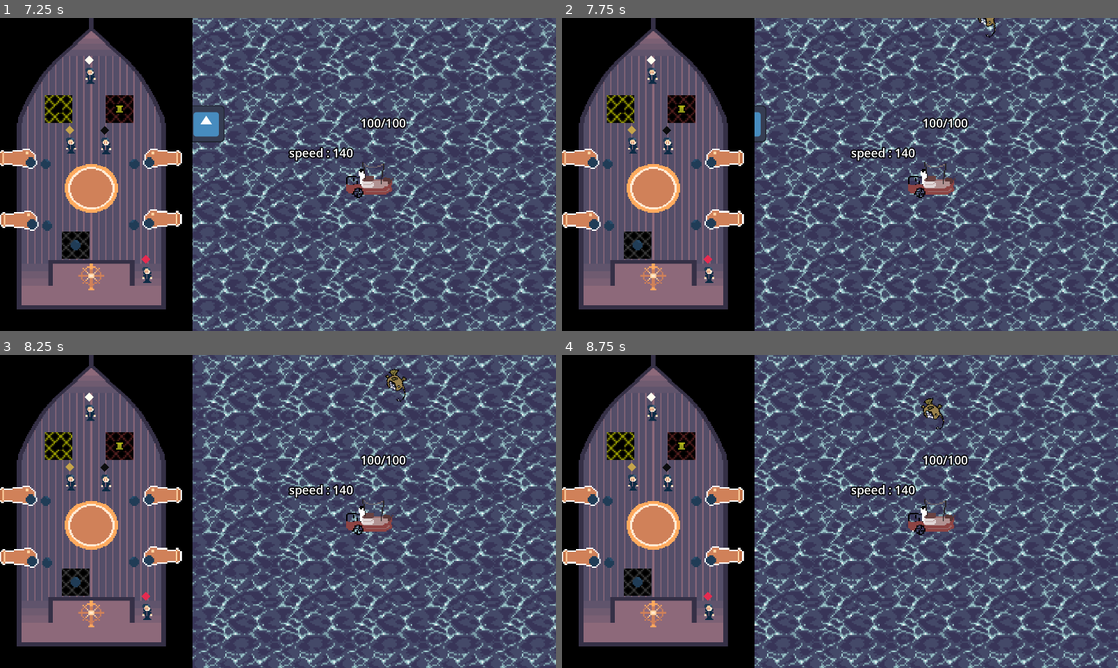
Above: before the commit, frames 1-4 (two rows, left to right).
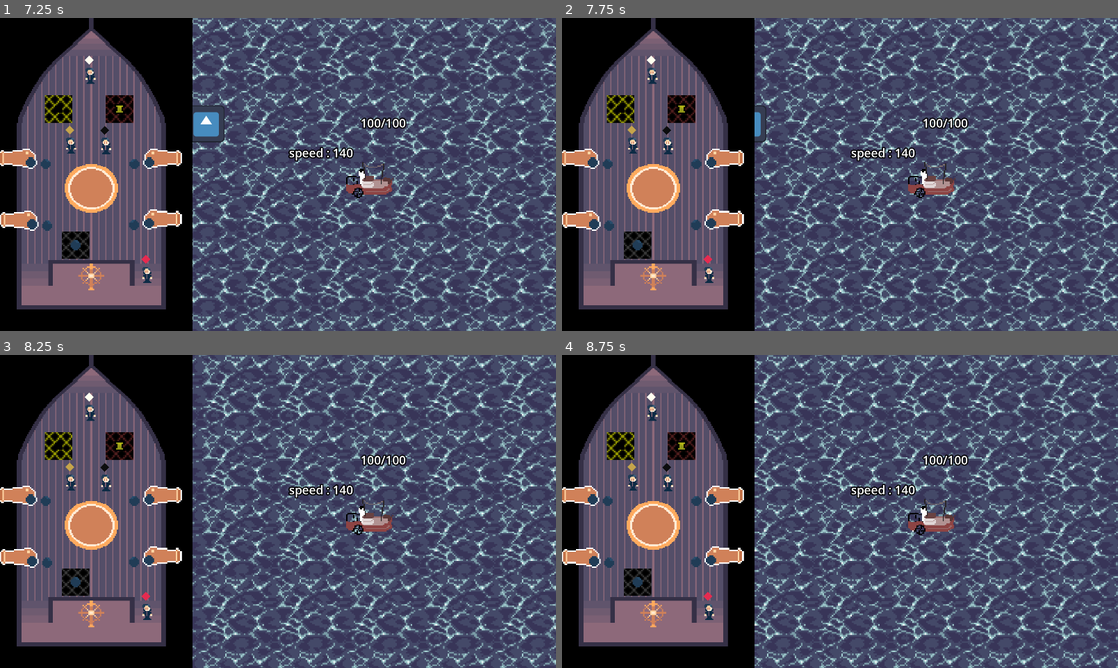
Above: after the commit, the same moments.

Repository: Maxenceoresteleandre/Jam-PSU-2024
Game: Godot game, scene res://scenes/world.tscn
Two runs of this game, one before a commit and one after it. Both use one fixed random seed, a clock stepped at 60 frames per second and the inputs below. The engine's default icon, where the game draws it, is replaced by a stand-in: a white triangle on a blue panel in a dark square.
Inputs:
- Up to frame 1 (7.25 s): hold Up (ui_up) 0.53-1.28 s; hold Down (ui_down) 1.28-2.03 s; hold Up (ui_up) 2.03-3.53 s; hold Down (ui_down) 3.53-5.78 s; hold Up (ui_up) from 5.78 s (still down)
- Up to frame 2 (7.75 s): keep holding Up (ui_up)
- Up to frame 3 (8.25 s): release Up (ui_up) at 8.03 s; hold Down (ui_down) from 8.03 s (still down)
- Up to frame 4 (8.75 s): keep holding Down (ui_down)

Frame 1 is identical in both runs. In frame 2, less than 0.1% of the frame differs, in the area x 74-79%, y 0-7%; in frame 3, 0.2%; in frame 4, 0.2%, in the area x 64-69%, y 13-24%.

Commit message:
created enemy paretn

Diff:
--- a/jampsu2024/scenes/characters/ennemies/Shark.tscn
+++ b/jampsu2024/scenes/characters/ennemies/Shark.tscn
@@ -1,8 +1,7 @@
-[gd_scene load_steps=6 format=3 uid="uid://s16w4sliprif"]
+[gd_scene load_steps=5 format=3 uid="uid://s16w4sliprif"]
 
 [ext_resource type="PackedScene" uid="uid://chviatf7tluc5" path="res://scenes/characters/ennemies/ennemy.tscn" id="1_8ldjg"]
 [ext_resource type="Script" path="res://script/shark.gd" id="2_gicbg"]
-[ext_resource type="Texture2D" uid="uid://bojof48xg7s1i" path="res://resources/art/sea_view/fish_placeholder.png" id="3_qonq2"]
 
 [sub_resource type="RectangleShape2D" id="RectangleShape2D_6ntxs"]
 size = Vector2(73, 76)
@@ -14,19 +13,15 @@
 collision_layer = 16
 collision_mask = 0
 script = ExtResource("2_gicbg")
-speed = 200
+speed = 100
+health = 1
+aggro_range = 2000
 
-[node name="Sprite" type="Sprite2D" parent="." index="1"]
-texture_filter = 1
-position = Vector2(-7, 6)
-scale = Vector2(3, 3)
-texture = ExtResource("3_qonq2")
-
-[node name="truc" type="CollisionShape2D" parent="." index="2"]
+[node name="truc" type="CollisionShape2D" parent="." index="1"]
 position = Vector2(-19.5, 4)
 shape = SubResource("RectangleShape2D_6ntxs")
 
-[node name="HitboxArea2D" type="Area2D" parent="." index="3"]
+[node name="HitboxArea2D" type="Area2D" parent="." index="2"]
 collision_layer = 16
 collision_mask = 4
 
--- a/jampsu2024/scenes/characters/ennemies/ennemy.tscn
+++ b/jampsu2024/scenes/characters/ennemies/ennemy.tscn
@@ -1,9 +1,102 @@
-[gd_scene load_steps=3 format=3 uid="uid://chviatf7tluc5"]
+[gd_scene load_steps=8 format=3 uid="uid://chviatf7tluc5"]
 
 [ext_resource type="Script" path="res://script/ennemy.gd" id="1_ekx8i"]
+[ext_resource type="Texture2D" uid="uid://bojof48xg7s1i" path="res://resources/art/sea_view/fish_placeholder.png" id="2_tjs24"]
 
 [sub_resource type="CircleShape2D" id="CircleShape2D_8ahfx"]
 radius = 1982.13
+
+[sub_resource type="Animation" id="Animation_f1qwe"]
+resource_name = "hit_effect"
+length = 1.2
+step = 0.1
+tracks/0/type = "value"
+tracks/0/imported = false
+tracks/0/enabled = true
+tracks/0/path = NodePath("Sprite:modulate")
+tracks/0/interp = 1
+tracks/0/loop_wrap = true
+tracks/0/keys = {
+"times": PackedFloat32Array(0, 0.2, 0.4, 0.6, 0.8, 1, 1.2),
+"transitions": PackedFloat32Array(1, 1, 1, 1, 1, 1, 1),
+"update": 1,
+"values": [Color(1, 1, 1, 1), Color(100, 0, 0, 1), Color(1, 1, 1, 1), Color(100, 0, 0, 1), Color(1, 1, 1, 1), Color(100, 0, 0, 1), Color(1, 1, 1, 1)]
+}
+tracks/1/type = "value"
+tracks/1/imported = false
+tracks/1/enabled = true
+tracks/1/path = NodePath("Sprite:scale")
+tracks/1/interp = 1
+tracks/1/loop_wrap = true
+tracks/1/keys = {
+"times": PackedFloat32Array(0, 1.2),
+"transitions": PackedFloat32Array(1, 1),
+"update": 0,
+"values": [Vector2(3, 3), Vector2(3, 3)]
+}
+
+[sub_resource type="Animation" id="Animation_h0i71"]
+length = 0.001
+tracks/0/type = "value"
+tracks/0/imported = false
+tracks/0/enabled = true
+tracks/0/path = NodePath("Sprite:modulate")
+tracks/0/interp = 1
+tracks/0/loop_wrap = true
+tracks/0/keys = {
+"times": PackedFloat32Array(0),
+"transitions": PackedFloat32Array(1),
+"update": 0,
+"values": [Color(1, 1, 1, 1)]
+}
+tracks/1/type = "value"
+tracks/1/imported = false
+tracks/1/enabled = true
+tracks/1/path = NodePath("Sprite:scale")
+tracks/1/interp = 1
+tracks/1/loop_wrap = true
+tracks/1/keys = {
+"times": PackedFloat32Array(0),
+"transitions": PackedFloat32Array(1),
+"update": 0,
+"values": [Vector2(3, 3)]
+}
+
+[sub_resource type="Animation" id="Animation_qplgp"]
+resource_name = "death_effect"
+length = 0.7
+step = 0.1
+tracks/0/type = "value"
+tracks/0/imported = false
+tracks/0/enabled = true
+tracks/0/path = NodePath("Sprite:modulate")
+tracks/0/interp = 1
+tracks/0/loop_wrap = true
+tracks/0/keys = {
+"times": PackedFloat32Array(0, 0.1),
+"transitions": PackedFloat32Array(1, 1),
+"update": 1,
+"values": [Color(1, 1, 1, 1), Color(100, 0, 0, 1)]
+}
+tracks/1/type = "value"
+tracks/1/imported = false
+tracks/1/enabled = true
+tracks/1/path = NodePath("Sprite:scale")
+tracks/1/interp = 1
+tracks/1/loop_wrap = true
+tracks/1/keys = {
+"times": PackedFloat32Array(0, 0.4, 0.7),
+"transitions": PackedFloat32Array(1, 1, 1),
+"update": 0,
+"values": [Vector2(3, 3), Vector2(3, 3), Vector2(0, 0)]
+}
+
+[sub_resource type="AnimationLibrary" id="AnimationLibrary_4ri1k"]
+_data = {
+"RESET": SubResource("Animation_h0i71"),
+"death_effect": SubResource("Animation_qplgp"),
+"hit_effect": SubResource("Animation_f1qwe")
+}
 
 [node name="Ennemy" type="CharacterBody2D"]
 script = ExtResource("1_ekx8i")
@@ -15,5 +108,16 @@
 [node name="AggroRange" type="CollisionShape2D" parent="Area2D"]
 shape = SubResource("CircleShape2D_8ahfx")
 
+[node name="Sprite" type="Sprite2D" parent="."]
+texture_filter = 1
+position = Vector2(-7, 6)
+scale = Vector2(3, 3)
+texture = ExtResource("2_tjs24")
+
+[node name="AnimationPlayer" type="AnimationPlayer" parent="."]
+libraries = {
+"": SubResource("AnimationLibrary_4ri1k")
+}
+
 [connection signal="body_entered" from="Area2D" to="." method="_on_area_2d_body_entered"]
 [connection signal="body_exited" from="Area2D" to="." method="_on_area_2d_body_exited"]
--- a/jampsu2024/scenes/environment/SeaView.tscn
+++ b/jampsu2024/scenes/environment/SeaView.tscn
@@ -70,3 +70,4 @@
 
 [node name="Shark" parent="." instance=ExtResource("9_iafle")]
 position = Vector2(1828, -1334)
+speed = 100
--- a/jampsu2024/script/ennemy.gd
+++ b/jampsu2024/script/ennemy.gd
@@ -1,7 +1,11 @@
 extends CharacterBody2D
 class_name Ennemy
 
+
+@export var speed = 100
+@export var health := 1
 @export var aggro_range = 2000
+
 var chasing_player = false
 
 func _init() -> void:
@@ -13,3 +17,18 @@
 func _on_area_2d_body_entered(body: Node2D) -> void:
 	if body is SmallBoat:
 		chasing_player = true
+
+func hit():
+	health -= 1
+	if health > 0:
+		hit_anim()
+	else:
+		death_anim()
+		await $AnimationPlayer.animation_finished
+		queue_free()
+
+func hit_anim():
+	$AnimationPlayer.play("hit_effect")
+
+func death_anim():
+	$AnimationPlayer.play("death_effect")
--- a/jampsu2024/script/shark.gd
+++ b/jampsu2024/script/shark.gd
@@ -1,7 +1,6 @@
 extends Ennemy
 class_name Shark
 
-@export var speed = 200
 
 var going_back = false
 var random_point := Vector2.ZERO
@@ -30,7 +29,3 @@
 func choose_random_point():
 	var rp = Vector2(rng.randi_range(position.x - 500, position.x + 500), rng.randi_range(position.y - 500, position.y + 500))
 	random_point = rp
-
-
-func hit():
-	pass
